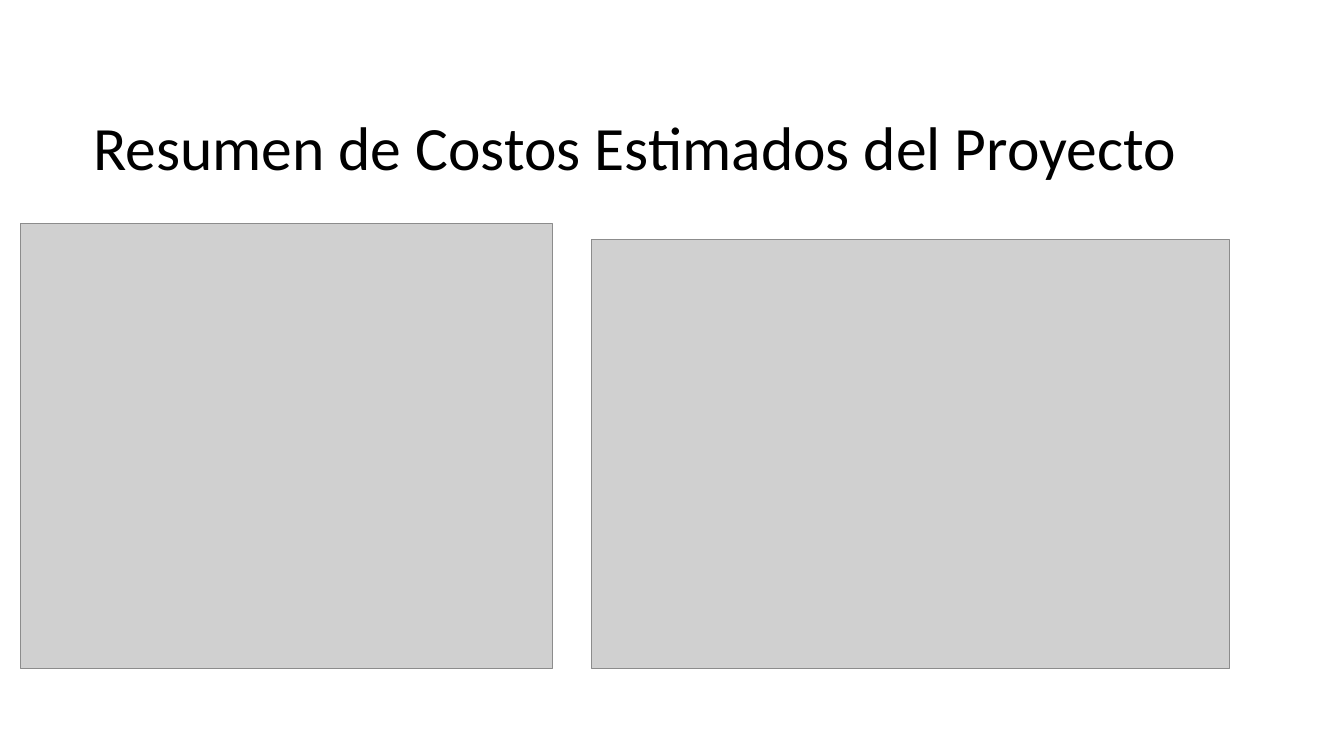
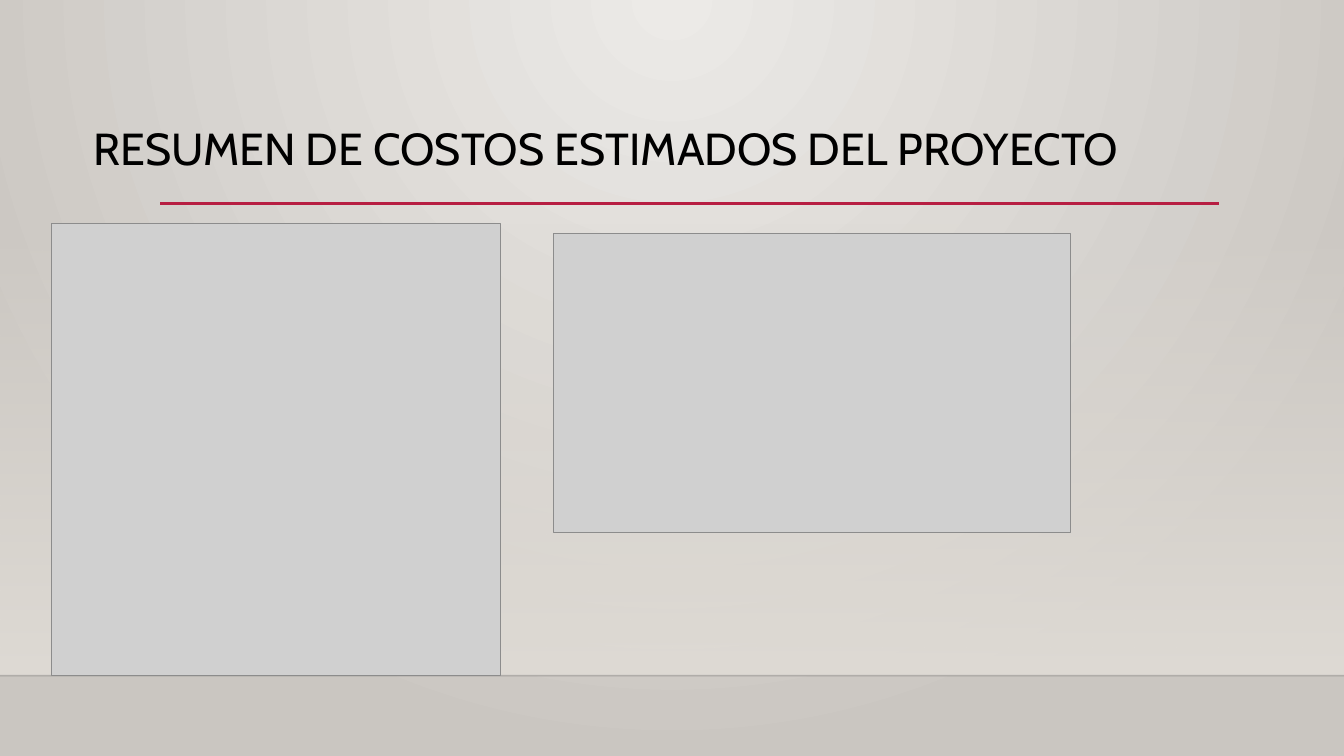
Before and after one commit to WilldiazRaM/app_AhorraLuz, a slide deck: slide 17 of Fase 1/Evidencias Grupales/Presentacion1.pptx. Drawn at 1344x756 pixels with LibreOffice and Linux fonts; fonts in the diff are those of the drawing; grey boxes stand for pictures; background and template pictures are left out. Boxes give left, top, right and bottom in pixels: in the first picture for what was removed or moved away, otherwise in the second. Text is boxed around its words. In the diff, an @@ line names an element or a change of style, - is before the commit and + after.

```diff
--- a/Fase 1/Evidencias Grupales/Presentacion1.pptx
+++ b/Fase 1/Evidencias Grupales/Presentacion1.pptx
@@ background picture (left out) to gradient #ECEAE7 to #CAC7C1 @@
@@ title at [93, 133, 1119, 166]: text changed; size 44 to 32 pt; font Calibri to Cabin @@
-Resumen de Costos Estimados del Proyecto
+RESUMEN DE COSTOS ESTIMADOS DEL PROYECTO
@@ line added from (160, 204) to (1220, 204), #B71E42 2.5 pt @@
@@ rectangle added at [0, 223, 1344, 676], fill gradient #DFDBD5 @@
@@ picture: place and size @@
-picture at [21, 224, 553, 669]
+picture at [51, 224, 500, 676]
@@ picture added at [554, 233, 1071, 532] @@
@@ picture removed at [592, 240, 1229, 669] @@
@@ line added from (0, 676) to (1344, 676), #000001 1 pt @@
```
Also in this commit, not shown: 16 other slides changed.
